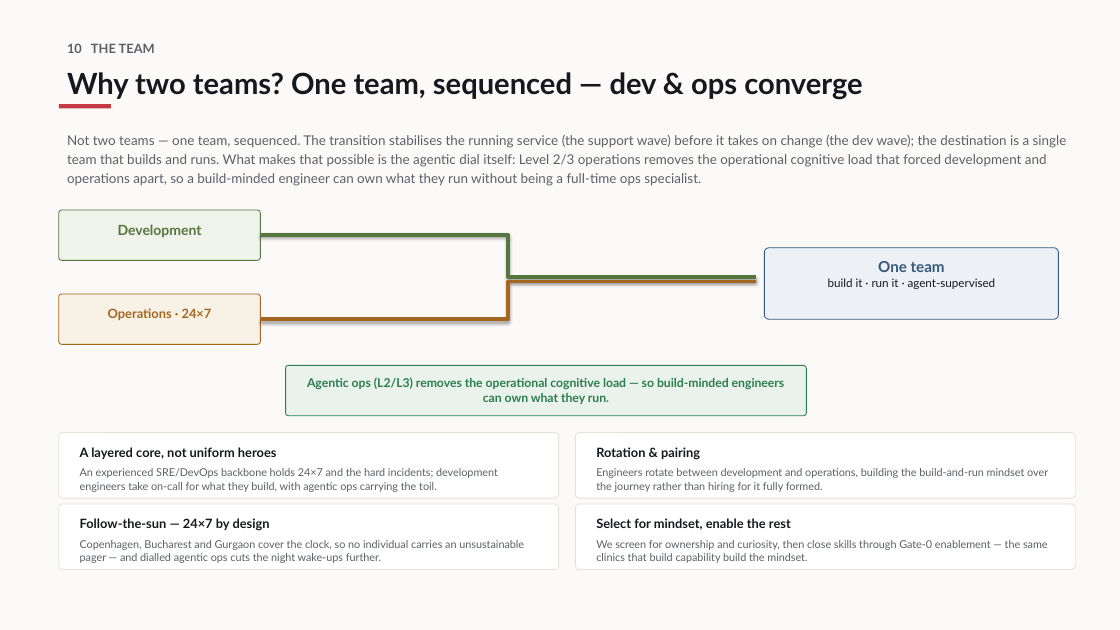
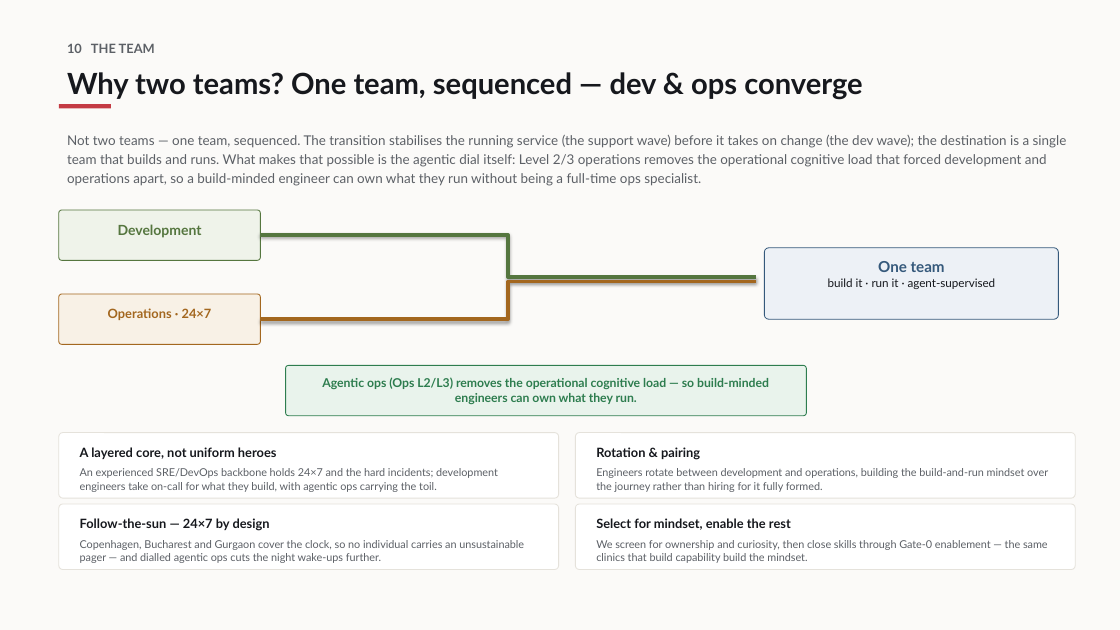
Before and after one commit to opsinghis/pand-tsf, a slide deck: slide 11 of docs/Alternative Approach - Summary.pptx. Drawn at 1120x630 pixels with LibreOffice and Linux fonts; fonts in the diff are those of the drawing. Boxes give left, top, right and bottom in pixels: in the first picture for what was removed or moved away, otherwise in the second. Text is boxed around its words. In the diff, an @@ line names an element or a change of style, - is before the commit and + after.

```diff
--- a/docs/Alternative Approach - Summary.pptx
+++ b/docs/Alternative Approach - Summary.pptx
@@ text at (x1=322, y1=377, x2=769, y2=404): text changed @@
-Agentic ops (L2/L3) removes the operational cognitive load — so build-minded engineers can own what they run.
+Agentic ops (Ops L2/L3) removes the operational cognitive load — so build-minded engineers can own what they run.
```
Also in this commit, not shown: 4 other slides changed, 8 other files.
